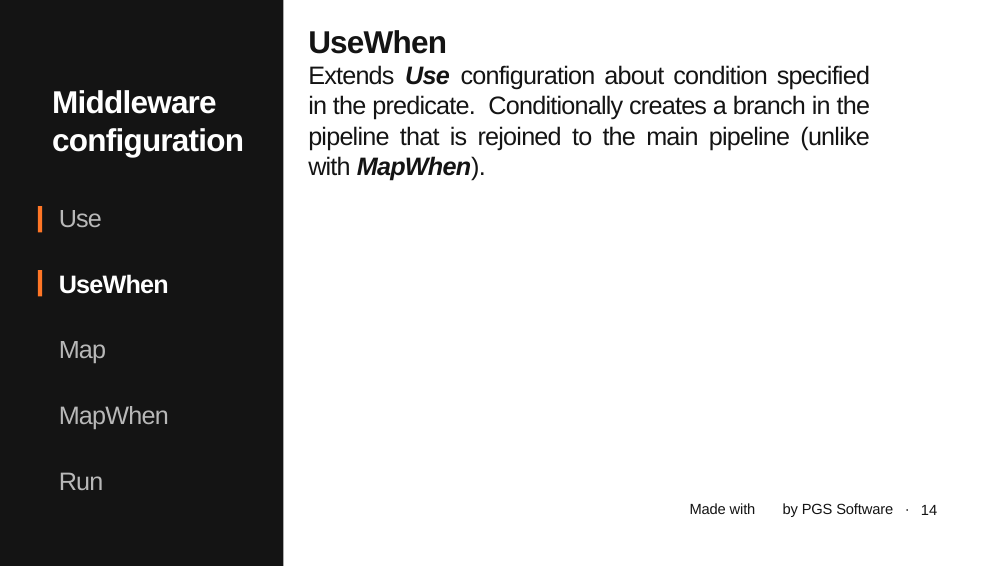
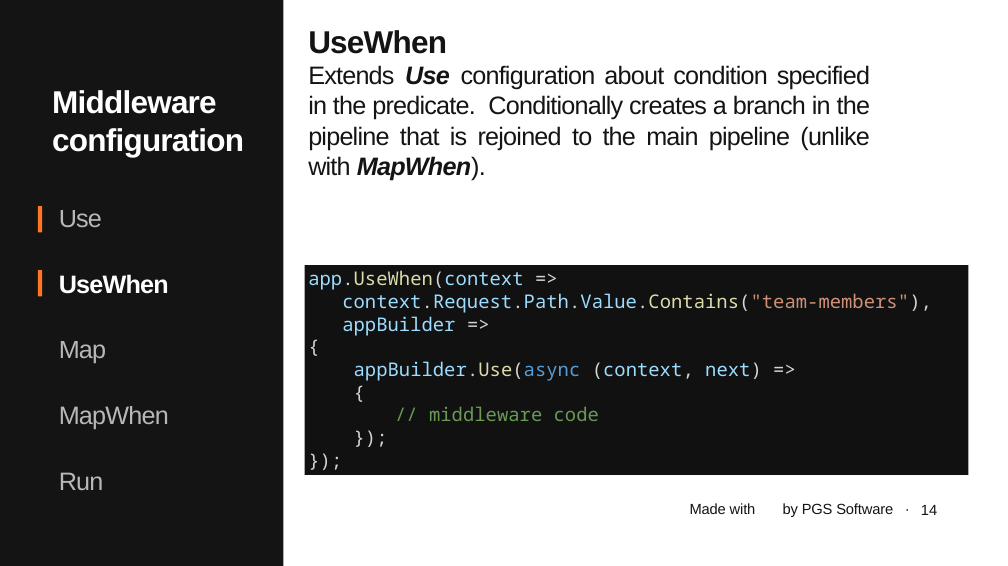
Before and after one commit to januszmarcinik/.NET-getting-started, a slide deck: slide 14 of PGS SharpDev.pptx. Drawn at 1008x566 pixels with LibreOffice and Linux fonts; fonts in the diff are those of the drawing; background and template pictures are left out. Boxes give left, top, right and bottom in pixels: in the first picture for what was removed or moved away, otherwise in the second. Text is boxed around its words. In the diff, an @@ line names an element or a change of style, - is before the commit and + after.

Commit message:
Middleware options - examples

```diff
--- a/PGS SharpDev.pptx
+++ b/PGS SharpDev.pptx
@@ rectangle added at bbox=[305, 265, 969, 475], fill #111111, 36 pt, text #9CDCFE @@
+app.UseWhen(context =>
+context.Request.Path.Value.Contains("team-members"),
+appBuilder =>
+{
+appBuilder.Use(async (context, next) =>
+{
+// middleware code
+});
+});
```
Also in this commit, not shown: 4 other slides changed, 1 slide added, 11 other files.
